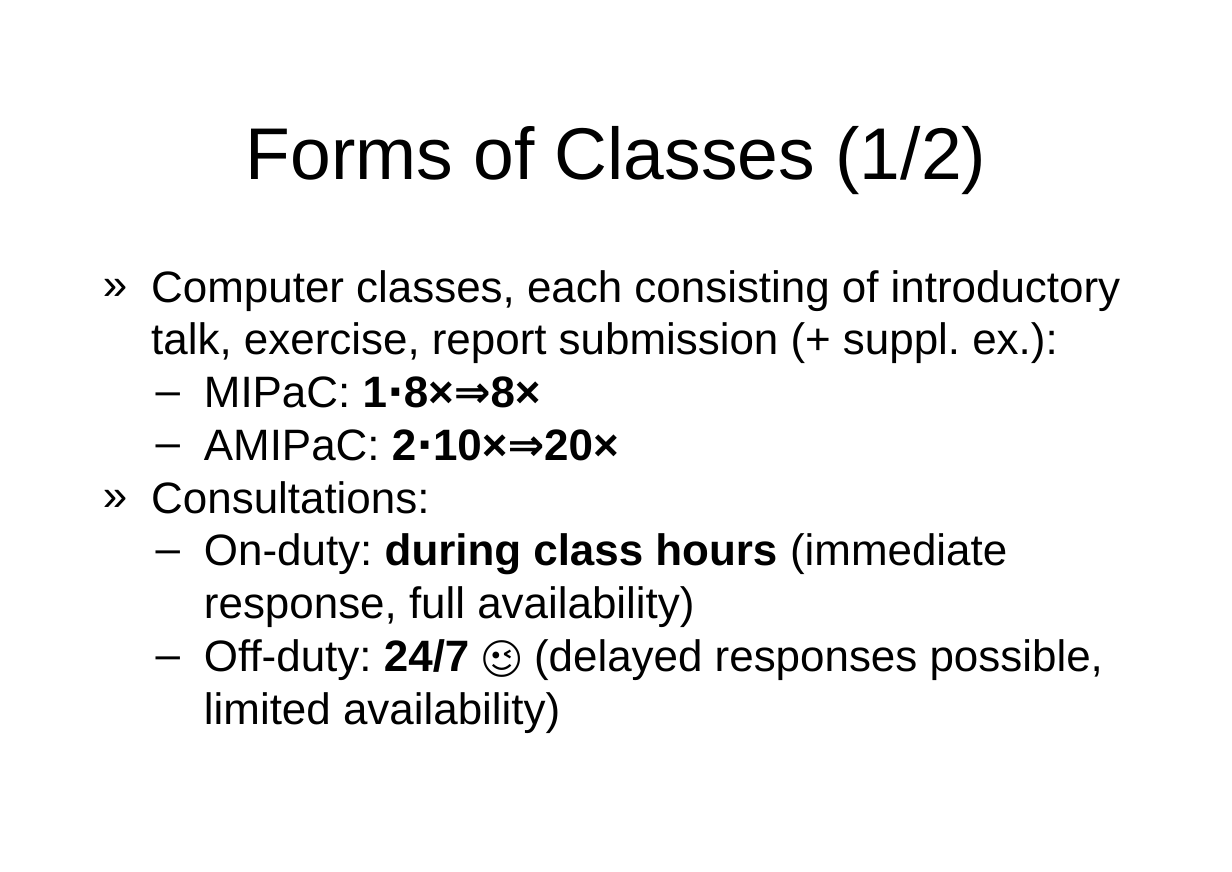
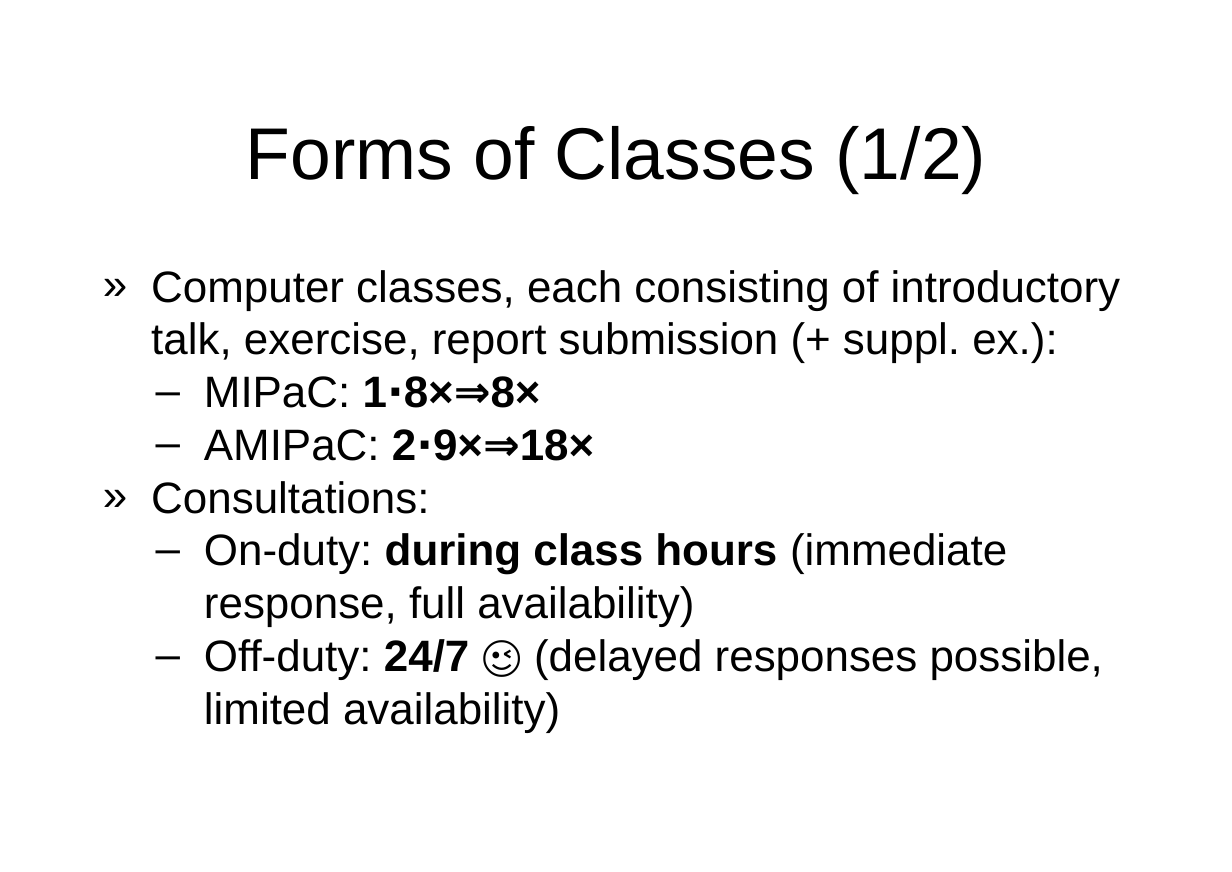
Before and after one commit to miklesz/AMIPaC, a slide deck: slide 7 of (A)MIPaC Introduction.pptx. Drawn at 1232x872 pixels with LibreOffice and Linux fonts; fonts in the diff are those of the drawing; background and template pictures are left out. Boxes give left, top, right and bottom in pixels: in the first picture for what was removed or moved away, otherwise in the second. Text is boxed around its words. In the diff, an @@ line names an element or a change of style, - is before the commit and + after.

```diff
--- a/(A)MIPaC Introduction.pptx
+++ b/(A)MIPaC Introduction.pptx
@@ text at [204,429,594,461]: text changed @@
-  – AMIPaC: 2⋅10×⇒20×
+  – AMIPaC: 2⋅9×⇒18×
```
Also in this commit, not shown: 1 other slide changed, 1 slide added, 7 other files.
